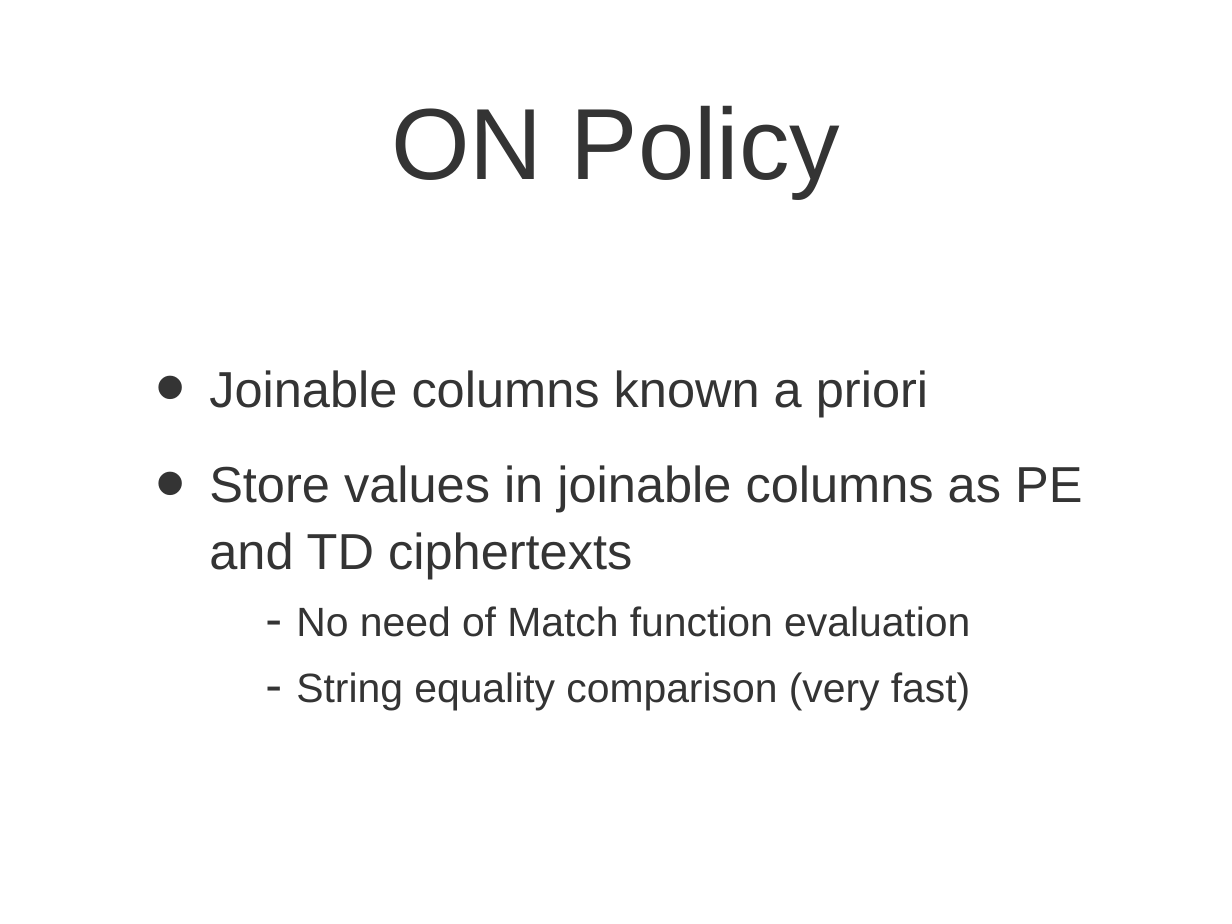
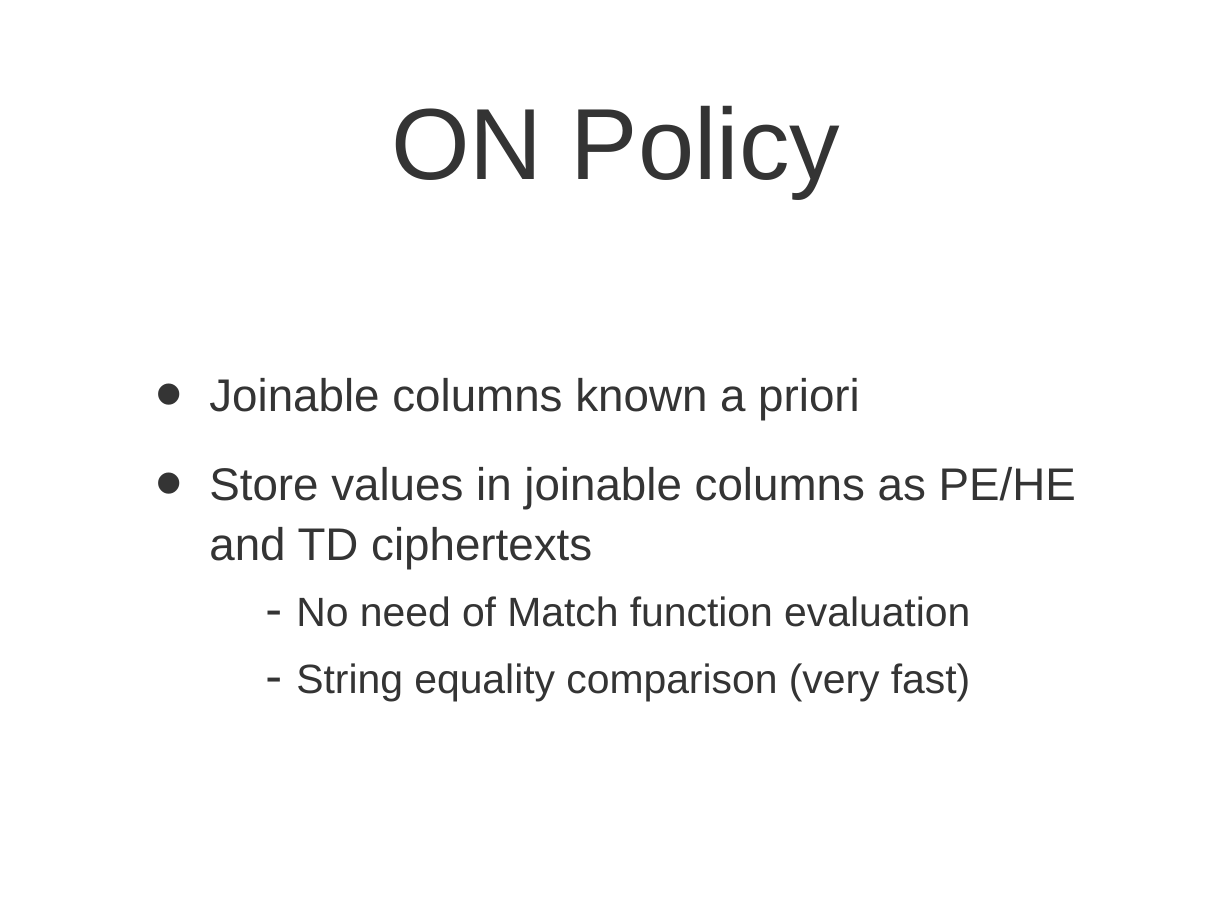
Before and after one commit to rexos/rexos.github.io, a slide deck: slide 19 of presentation.ppt (slide 18 before the commit). Drawn at 1232x924 pixels with LibreOffice and Linux fonts; fonts in the diff are those of the drawing. Boxes give left, top, right and bottom in pixels: in the first picture for what was removed or moved away, otherwise in the second. Text is boxed around its words. In the diff, an @@ line names an element or a change of style, - is before the commit and + after.

Commit message:
up ppt

```diff
--- a/presentation.ppt
+++ b/presentation.ppt
@@ text at [209, 378, 860, 420]: size 42 to 38 pt in "Joinable columns known a priori" @@
@@ text at [209, 467, 1076, 701]: text changed @@
-• Store values in joinable columns as PE and TD ciphertexts
-  - No need of Match function evaluation
-  - String equality comparison (very fast)
+• Store values in joinable columns as PE/HE and TD ciphertexts
+  - No need of Match function evaluation
+  - String equality comparison (very fast)
```
Also in this commit, not shown: 7 other slides changed, 3 slides added, 2 slides removed.
